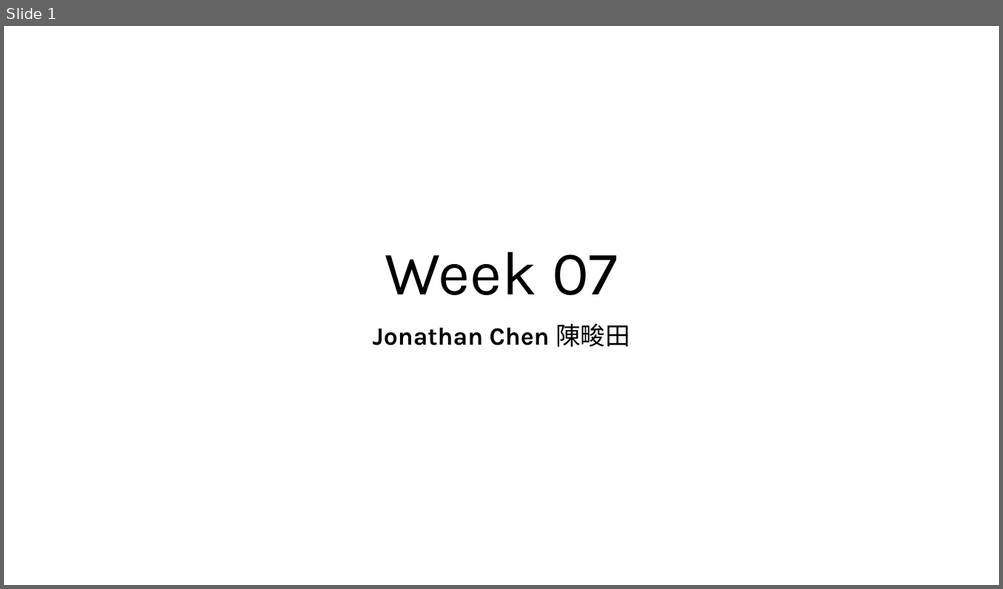
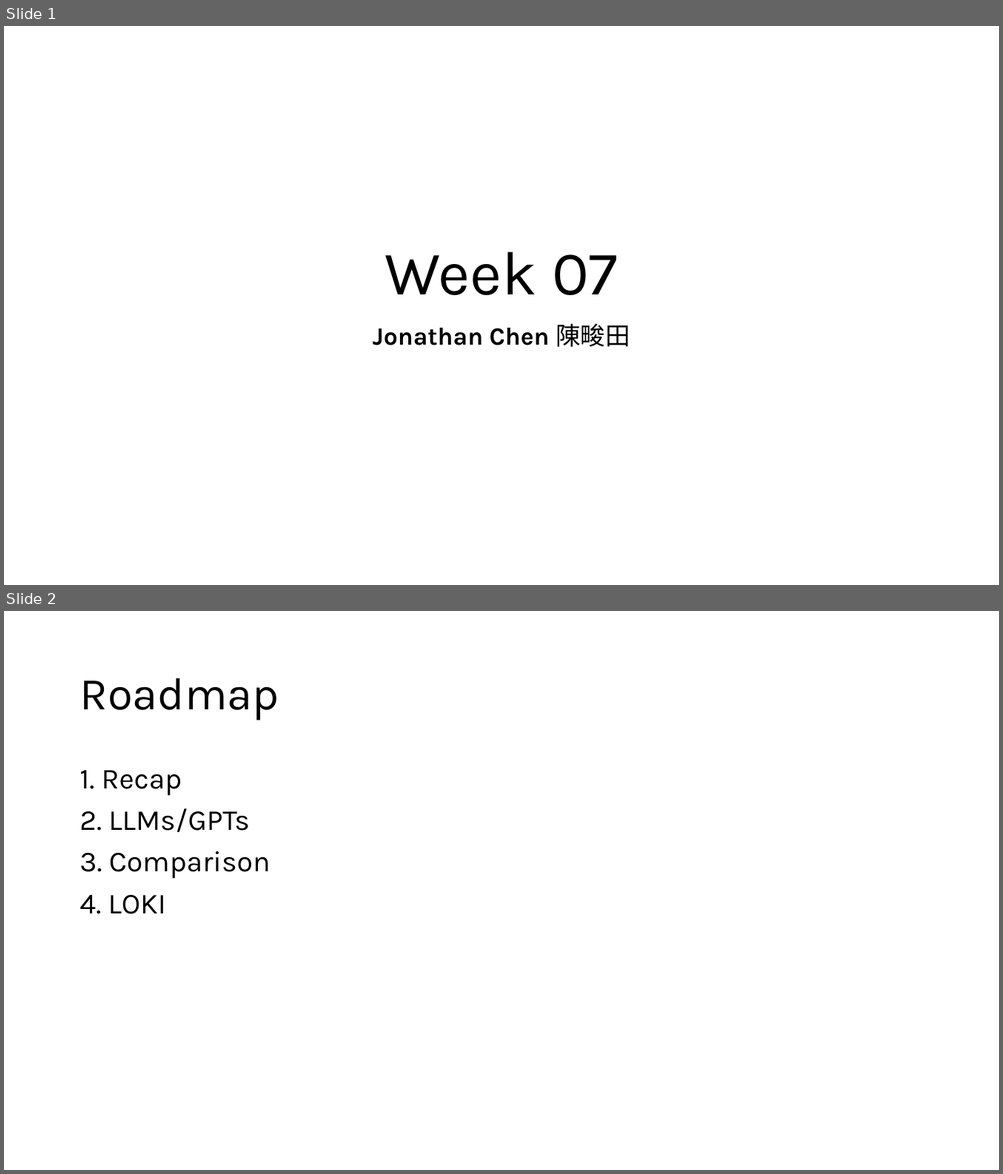
Before and after one commit to MENGHSUANCHUNG/24SS_NLP_workshop, a slide deck: Week07_Comparison/WEEK07.pptx. Shown one above the other, each under a label of ours: slide 1 before the commit, slides 1 and 2 after it. The pictures are 1003x589 and 1003x1174 pixels, drawn with LibreOffice and Linux fonts; fonts in the diff are those of the drawing. Boxes give left, top, right and bottom in pixels: in the first picture for what was removed or moved away, otherwise in the second. Text is boxed around its words. In the diff, an @@ line names an element or a change of style, - is before the commit and + after.

```diff
--- a/Week07_Comparison/WEEK07.pptx
+++ b/Week07_Comparison/WEEK07.pptx
@@ slide 2 added at (4, 611, 999, 1170), background #FFFFFF @@
@@ title added at (79, 678, 279, 721), 44 pt, text #000000 @@
+Roadmap
@@ text added at (79, 770, 270, 914), 28 pt, text #000000 @@
+1. Recap
+2. LLMs/GPTs
+3. Comparison
+4. LOKI
```
Also in this commit, not shown: 1 slide changed, 2 other slides added, 1 slide removed.
